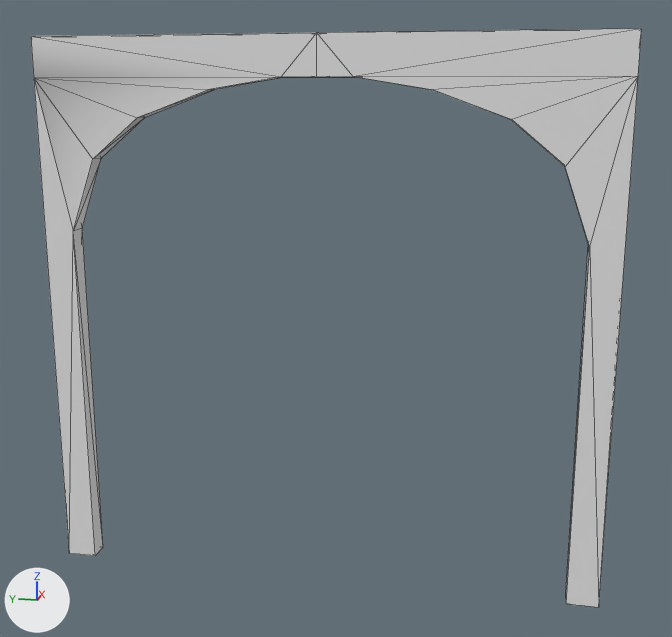
A saved change to the FBX model Assets/FPV/03_Art/03_KitModulaire/07_Ajouts/SM_Arche10_low.fbx.
Rendered twice from a 50 mm lens placed at (-15.45, -8.37, 8.79), pointed at (0.08, -5.26, 4.91). Arrows for +X, +Y and +Z are at lower left; the lights stay in place. The picture after the commit comes second. Mesh edges are drawn as thin lines. Where no turn or scale is listed for an object, it has been applied to the vertices. Vertices at exactly the same position are counted once.

Objects in the first picture: 'SM_Arche10x10_low'.
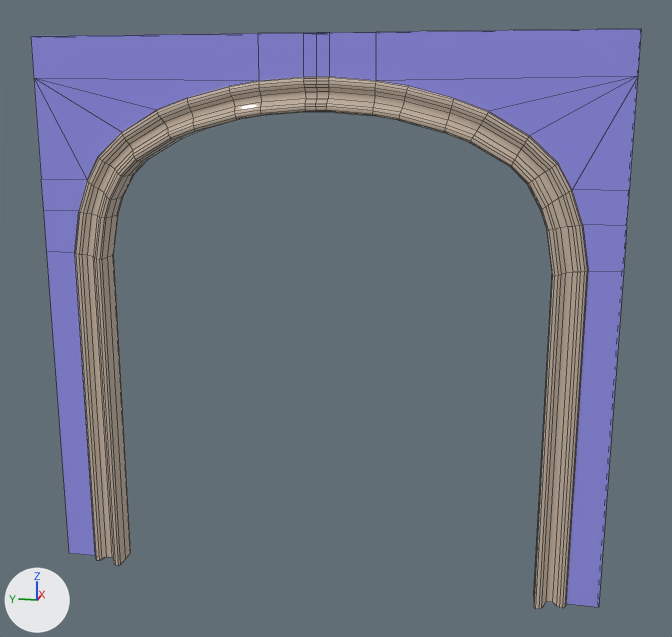
Pixel boxes (x1, y1, x2, y2) of what changed, in the pictures (672 x 637 px):
'SM_Arche10x10_low', reshaped, recoloured (white to blue): before (31, 29, 642, 607); after (31, 29, 642, 609)

The change, as a list of edits to the scene's bpy script:
```text
Add mat_02___default:
    mat_02___default = principled_material('02 - Default')
    mat_02___default.base_color = (0.599, 0.487, 0.385)  # beige #cbb9a7
    mat_02___default.roughness = 0.0
Add mat_01___default:
    mat_01___default = principled_material('01 - Default')
    mat_01___default.base_color = (0.31, 0.299, 0.862)  # blue #9795ef
    mat_01___default.roughness = 0.0
Change me_mesh:
    used by ob_sm_arche10x10_low; location = (0.0, 0.0, 0.0)
    remove me_mesh.from_pydata(...)  # 40 vertices, 76 faces; spans x -0.17..0.17, y -10.0..0.0, z 0.0..9.68
    add me_mesh.from_pydata(...)  # 602 vertices, 600 faces; spans x -0.27..0.27, y -10.0..0.0, z -0.1..9.68
    me_mesh part 1: 20 vertices removed from x -0.17..0.17, y -9.45..-0.55, z 6.35..9.0; 582 vertices added at x -0.27..0.27, y -10.0..0.0, z -0.1..9.68
    add me_mesh.materials.append(mat_02___default)  # beige #cbb9a7
    add me_mesh.materials.append(mat_01___default)  # blue #9795ef
```
